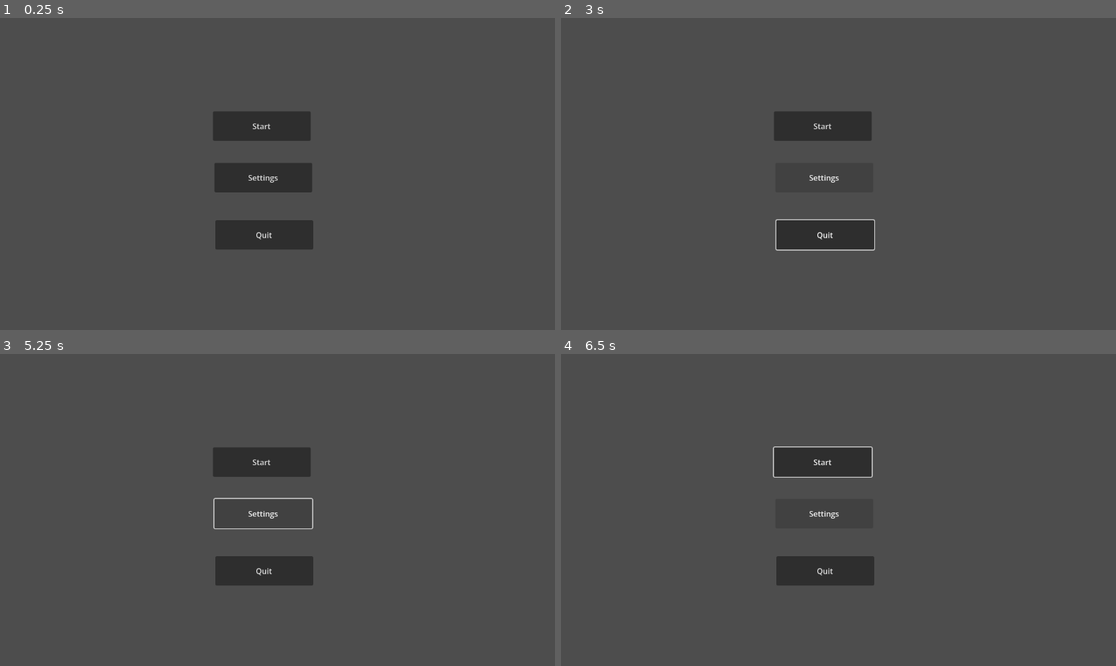
Above: before the commit, frames 1-4 (two rows, left to right).
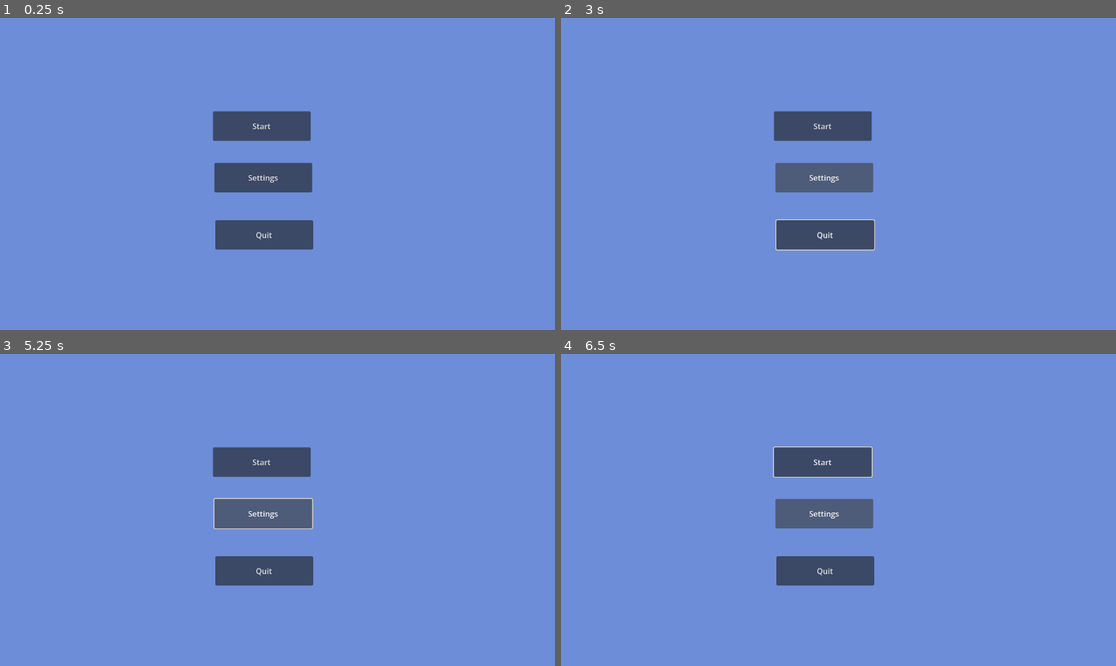
Above: after the commit, the same moments.

Repository: Nils1024/restock
Game: Godot game, scene res://assets/scenes/menus/main_menu.tscn
Same seed, same stepped clock (60 frames per second), same inputs: the game is played once before the commit and once after it. Before the commit the project starts from res://assets/scenes/main_menu.tscn.
Inputs:
- Up to frame 1 (0.25 s): no input
- Up to frame 2 (3 s): click "Start" at 0.5 s; click "Start" at 1.25 s; click "Settings" at 2 s; hold Right from 2.78 s (still down); tap Alt at 2.85 s
- Up to frame 3 (5.25 s): release Right at 3.53 s; hold Down 3.53-4.28 s; tap Shift at 3.6, 5.1 s; hold Right 4.28-5.03 s; tap Alt at 4.35 s; hold Up from 5.03 s (still down)
- Up to frame 4 (6.5 s): release Up at 5.78 s; hold Left from 5.78 s (still down); tap Alt at 5.85 s

The runs differ from the first frame. In frame 1, 100% of the frame differs, in the area x 0-100%, y 0-100%; in frame 2, 100%; in frame 3, 100%; in frame 4, 100%.

Commit message:
Added settings and restructured the scenes folder

Diff:
--- /dev/null
+++ b/assets/scenes/game.tscn
@@ -0,0 +1,6 @@
+[gd_scene format=3 uid="uid://c1orinwtla028"]
+
+[ext_resource type="Script" uid="uid://0crhiow25yyj" path="res://assets/scripts/game.gd" id="1_cb66b"]
+
+[node name="Game" type="Node2D" unique_id=1198782607]
+script = ExtResource("1_cb66b")
--- a/assets/scenes/main_menu.tscn
+++ b/assets/scenes/menus/main_menu.tscn
@@ -3,6 +3,13 @@
 [ext_resource type="Script" uid="uid://ck1jrbjfbqxp2" path="res://assets/scripts/main_menu.gd" id="1_uu6ob"]
 
 [node name="MainMenu" type="Node2D" unique_id=753076020]
+
+[node name="ColorRect" type="ColorRect" parent="." unique_id=1873979293]
+offset_left = -119.0
+offset_top = -81.0
+offset_right = 1294.0
+offset_bottom = 759.0
+color = Color(0.4267365, 0.55399954, 0.84646714, 1)
 
 [node name="Control" type="Control" parent="." unique_id=255956901]
 layout_mode = 3
--- /dev/null
+++ b/assets/scenes/menus/settings_menu.tscn
@@ -0,0 +1,28 @@
+[gd_scene format=3 uid="uid://d8ccrqp64c4f"]
+
+[node name="SettingsMenu" type="Node2D" unique_id=1004708487]
+
+[node name="Control" type="Control" parent="." unique_id=1990739797]
+layout_mode = 3
+anchors_preset = 0
+offset_right = 40.0
+offset_bottom = 40.0
+
+[node name="HBoxContainer" type="HBoxContainer" parent="Control" unique_id=268646350]
+layout_mode = 0
+offset_left = 255.0
+offset_top = 147.0
+offset_right = 549.0
+offset_bottom = 229.0
+
+[node name="Label" type="Label" parent="Control/HBoxContainer" unique_id=1974522194]
+layout_mode = 2
+text = "Volume"
+
+[node name="HSlider" type="HSlider" parent="Control/HBoxContainer" unique_id=1079014633]
+layout_mode = 2
+size_flags_horizontal = 3
+size_flags_vertical = 4
+rounded = true
+tick_count = 10
+ticks_on_borders = true
--- /dev/null
+++ b/assets/scenes/util/fade_transition.tscn
@@ -0,0 +1,3 @@
+[gd_scene format=3 uid="uid://bp5xe7rsa044r"]
+
+[node name="FadeTransition" type="Node2D" unique_id=543572490]
--- /dev/null
+++ b/assets/scripts/game.gd
@@ -0,0 +1,11 @@
+extends Node2D
+
+
+# Called when the node enters the scene tree for the first time.
+func _ready() -> void:
+	pass
+
+
+# Called every frame. 'delta' is the elapsed time since the previous frame.
+func _process(delta: float) -> void:
+	pass
--- a/assets/scripts/main_menu.gd
+++ b/assets/scripts/main_menu.gd
@@ -1,10 +1,11 @@
 extends Control
 
+enum ButtonType {
+	START,
+	QUIT
+}
 
-# Called when the node enters the scene tree for the first time.
-func _ready() -> void:
-	pass # Replace with function body.
-
+var current_button_type = null
 
 # Called every frame. 'delta' is the elapsed time since the previous frame.
 func _process(delta: float) -> void:
Not shown, added: assets/scripts/game.gd.uid
